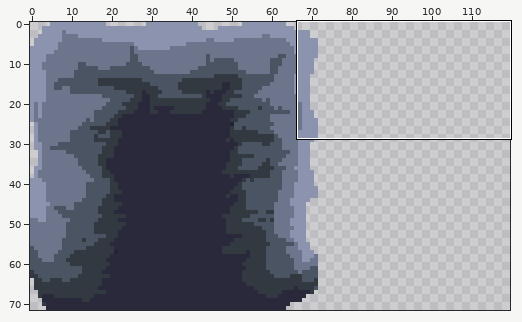
Two states of a pixel-art file, Assets/Sprites/TileSets/Underlands/UnderlandTileset.aseprite. Above, an overview of the earlier version with the close-up marked.
Close-up. Before the edit:
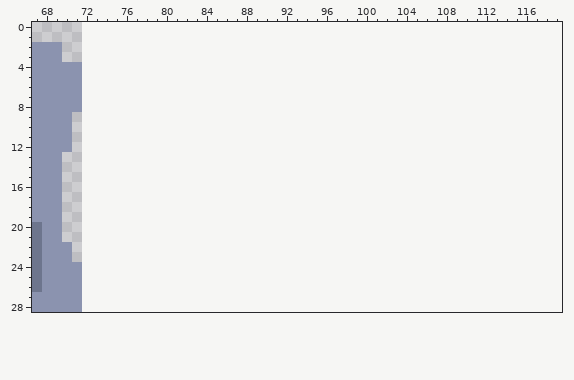
72x72 pixels, 1 frame. Shown: x 67..119, y 0..28. The old version is drawn lined up with the new one, on the new canvas.
After the commit:
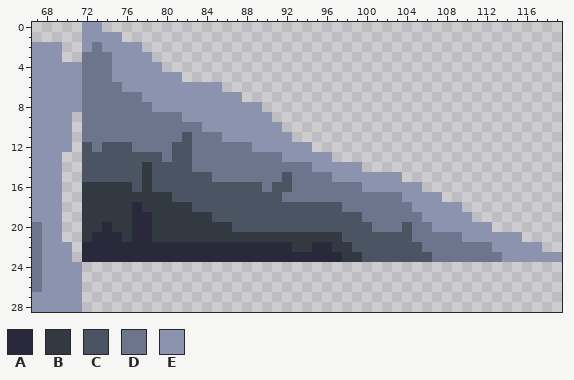
Palette (. is transparent): A #2a283b  B #333941  C #4a5462  D #6d758d  E #8b93af
The exact change:
canvas 72x72 -> 120x72
Changed rows in their new state; - is an unchanged pixel.
first column x 72:
 0 EE----------------------------------------------
 1 EEEE--------------------------------------------
 2 EDEEEE------------------------------------------
 3 DDDEEEE-----------------------------------------
 4 DDDEEEEE----------------------------------------
 5 DDDEEEEEEE--------------------------------------
 6 DDDDEEEEEEEEEE----------------------------------
 7 DDDDDDEEEEEEEEEE--------------------------------
 8 DDDDDDDEEEEEEEEEEE------------------------------
 9 DDDDDDDDDDEEEEEEEEE-----------------------------
10 DDDDDDDDDDDDEEEEEEEE----------------------------
11 DDDDDDDDDDCDDDEEEEEEE---------------------------
12 CDCCCDDDDCCDDDDDDEEEEEE-------------------------
13 CCCCCCCCDCCDDDDDDDDDEEEEE-----------------------
14 CCCCCCBCCCCDDDDDDDDDDDDEEEEE--------------------
15 CCCCCCBCCCCCCDDDDDDDCDDDDEEEEEEE----------------
16 BBBBBCBCCCCCCCCCCCDCCDDDDDDDEEEEEE--------------
17 BBBBBBBBBCCCCCCCCCCCDDDDDDDDDDDDEEEE------------
18 BBBBBABBBBBCCCCCCCCCCCCCCCDDDDDDDEEEEE----------
19 BBBBBAABBBBBBCCCCCCCCCCCCCCCDDDDDDEEEEE---------
20 BBABBAABBBBBBBBCCCCCCCCCCCCCCDDDCDDEEEEEE-------
21 BAAABAABBBBBBBBBBBBBBBBBBBCCCCCCCDDDDDEEEEEE----
22 AAAAAAAAAAAAAAAAAAAAABBAABBCCCCCCCDDDDDDDEEEEE--
23 AAAAAAAAAAAAAAAAAAAAAAAAAABBCCCCCCCDDDDDDDEEEEEE
Pixel boxes of the changes (left, top, right, bottom) in both close-ups:
added: (82, 22, 562, 262)
